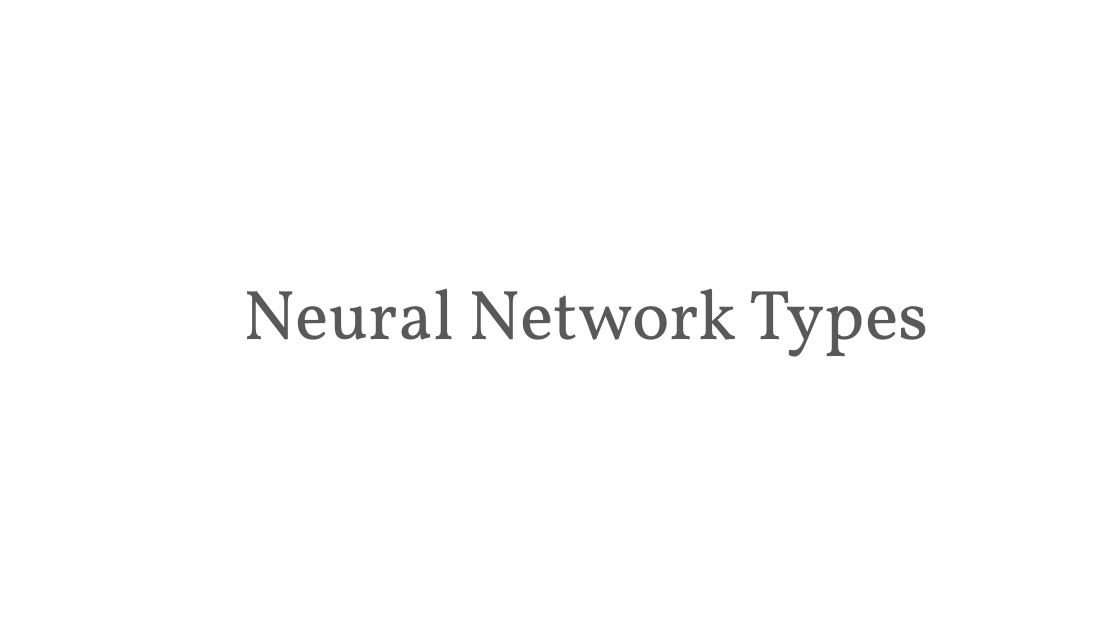
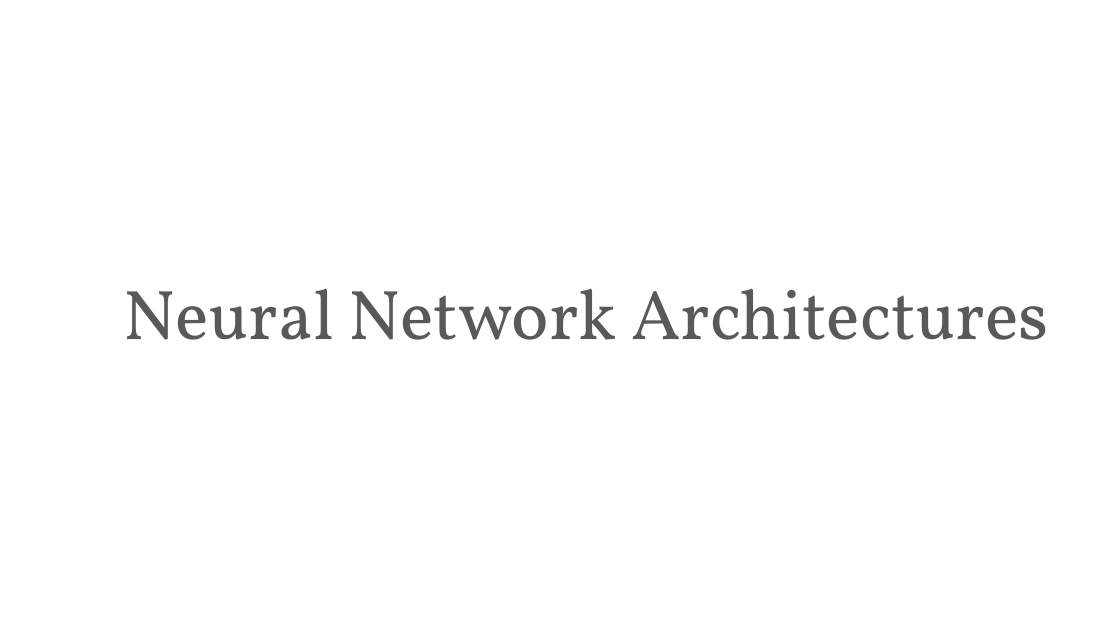
Before and after one commit to PracticumAI-Test/deep_learning, a slide deck: slide 8 of dl_getting_started.pptx (slide 9 before the commit). Drawn at 1120x630 pixels with LibreOffice and Linux fonts; fonts in the diff are those of the drawing. Boxes give left, top, right and bottom in pixels: in the first picture for what was removed or moved away, otherwise in the second. Text is boxed around its words. In the diff, an @@ line names an element or a change of style, - is before the commit and + after.

```diff
--- a/dl_getting_started.pptx
+++ b/dl_getting_started.pptx
@@ title at bbox=[124, 288, 1048, 340]: text changed @@
-Neural Network Types
+Neural Network Architectures
```
Also in this commit, not shown: 2 other slides changed, 1 slide added, 6 slides removed, 5 other files.
